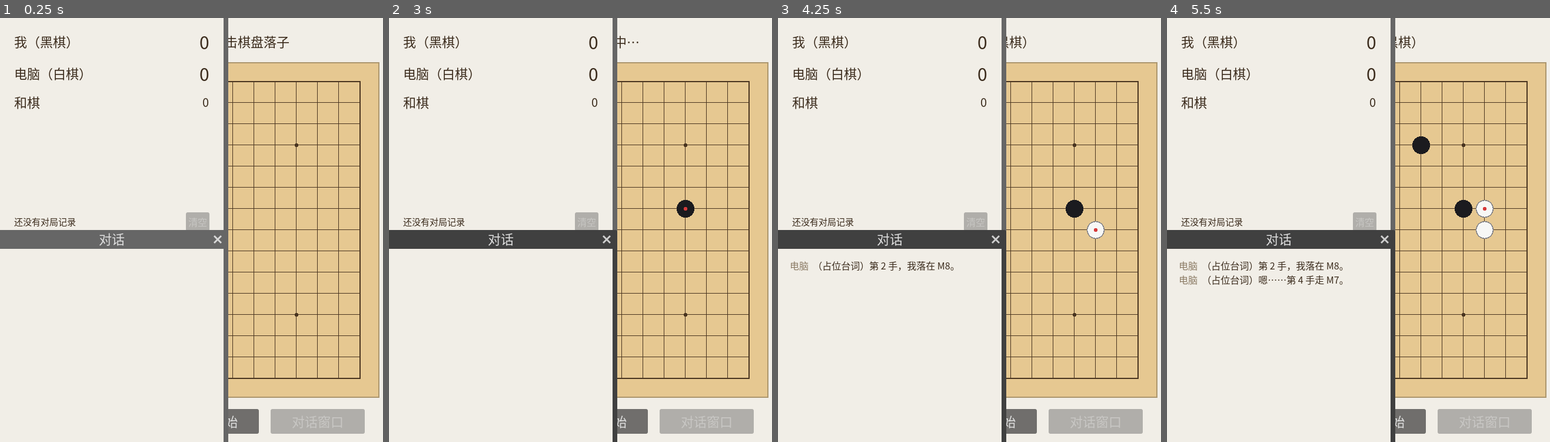
Above: before the commit, frames 1-4 (left to right).
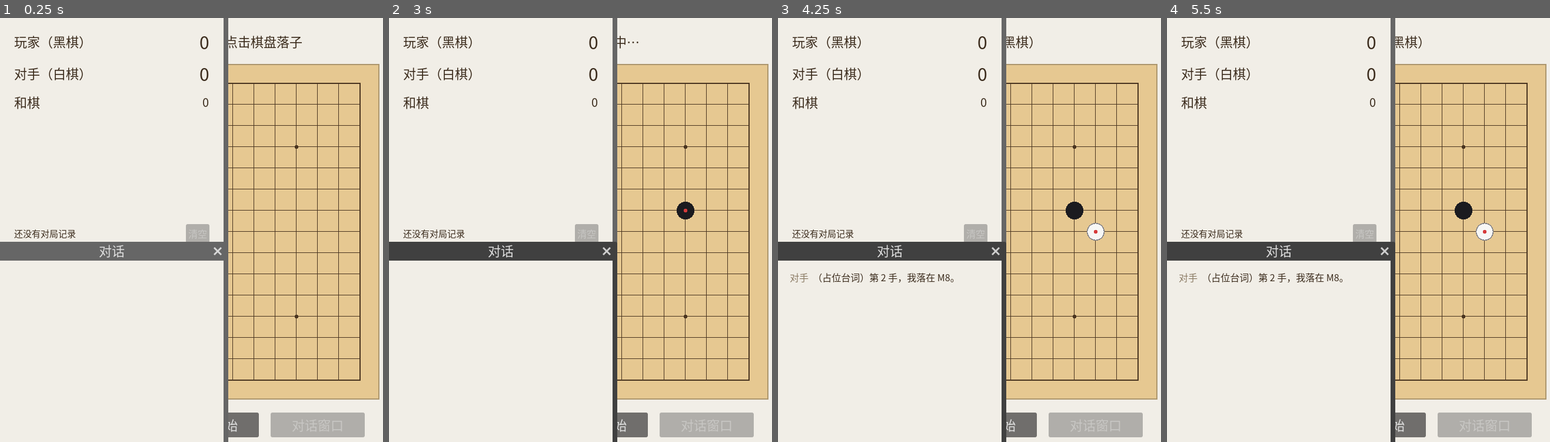
Above: after the commit, the same moments.

Repository: lyl-66/Self-Talk-Five-In-A-Row
Game: Godot game, scene res://main.tscn
Same seed, same stepped clock (60 frames per second), same inputs: the game is played once before the commit and once after it.
Inputs (mouse positions are in pixels of both pictures, inside the frame that each line leads up to):
- Up to frame 1 (0.25 s): no input
- Up to frame 2 (3 s): click "重新开始" at 0.5 s; click "重新开始" at 1.25 s; click "重新开始" at 2 s; tap Enter at 2.75 s; move the mouse to (695, 208) at 2.77 s; click (695, 208) at 2.92 s
- Up to frame 3 (4.25 s): tap Space at 3.5 s; move the mouse to (904, 251) at 3.52 s; click (904, 251) at 3.67 s
- Up to frame 4 (5.5 s): tap Enter at 4.25 s; move the mouse to (1419, 136) at 4.27 s; click (1419, 136) at 4.42 s; tap Space at 5 s; move the mouse to (1358, 314) at 5.02 s; click (1358, 314) at 5.17 s

The runs differ from the first frame. In frame 1, 7.0% of the frame differs, in the area x 0-100%, y 4-99%; in frame 2, 6.8%; in frame 3, 7.6%; in frame 4, 8.1%.

Commit message:
术语统一为玩家/对手；去掉窗口黑边并让布局自适应；新增先后手选项
- 术语：界面与注释里的「你 / 电脑」全部改成「玩家 / 对手」（状态行、获胜提示、比分窗口两边的名字、对话窗口说话人标签、设置项）
- 黑边：aspect 由 keep 改成 expand。实测 keep 时非正方形窗口两侧是纯黑竖条且颜色改不了；expand 下视口铺满整窗（实测视口宽高比与窗口一致），多出来的区域由界面铺开
- 自适应布局：主窗口的棋盘/提示行/按钮行改为在 _layout() 里按视口尺寸计算并居中。
  踩到一个坑：挂在 Node2D 下的 Control 锚点不生效（Godot 按「父级尺寸为 0」算），所以不能用 anchors_preset，必须显式布局
- 先后手：设置里新增「玩家执黑先手」（默认开）。关掉则玩家执白后手、对手执黑先下第一手；
  比分窗口两边名字跟着换；禁手改按「黑棋」判定（不再按「玩家」），对手执黑时它会避开禁手点

Diff:
--- a/ai.gd
+++ b/ai.gd
@@ -74,6 +74,20 @@
 var use_position_eval: bool = false
 ## 是否启用两层搜索（设置窗口里的第三个开关）；打开时一定要用局面评估。
 var use_search: bool = false
+## 是否启用禁手规则。对调先后手后黑棋可能是电脑自己，那它也得避开禁手点。
+var use_forbidden: bool = false
+
+
+## 黑白对调后黑棋就是电脑自己：开着禁手时把禁手点从候选里去掉，免得自己犯规认输。
+## 万一所有点都是禁手（极少见），就不筛了——总得下一手。
+func _drop_forbidden(cells: PackedInt32Array, candidates: Array[Vector2i]) -> Array[Vector2i]:
+	if not use_forbidden or _me != Gomoku.BLACK:
+		return candidates
+	var legal: Array[Vector2i] = []
+	for cell in candidates:
+		if Gomoku.forbidden_reason(cells, cell.x, cell.y) == "":
+			legal.append(cell)
+	return legal if not legal.is_empty() else candidates
 
 
 ## 指定自己执哪一色，对手自动取另一色。
@@ -88,6 +102,9 @@
 		return Vector2i(Gomoku.SIZE / 2, Gomoku.SIZE / 2)
 
 	var candidates := _collect_candidates(cells)
+	# 黑白对调时黑棋是电脑自己：开着禁手就先把自己不能下的点去掉
+	if use_forbidden and _me == Gomoku.BLACK:
+		candidates = _drop_forbidden(cells, candidates)
 	if candidates.is_empty():
 		return Vector2i(-1, -1)
 
--- a/game_settings.gd
+++ b/game_settings.gd
@@ -1,7 +1,7 @@
 class_name GameSettings
 extends RefCounted
 
-## 设置存档：电脑棋力的三个开关 + 三处配色。写在 user://settings.cfg。
+## 设置存档：先手选择、电脑棋力的三个开关 + 三处配色。写在 user://settings.cfg。
 ## 写法沿用另外两套存档：先写 .tmp 再替换，读取一律容错
 ## （文件缺失、被改坏、类型不对，都回落成默认值）。
 
@@ -17,7 +17,10 @@
 ## 窗口背景色默认值（三个窗口共用）。
 const DEFAULT_BACKGROUND_COLOR := Color(0.945, 0.933, 0.906)
 
-## 是否启用局面评估。
+## 玩家是否执黑先手；关掉就是玩家执白、对手执黑先下。默认开。
+var player_goes_first: bool = true
+
+## 是否启用局面评估（对手的棋力）。
 var use_position_eval: bool = false
 ## 是否启用两层搜索；打开时局面评估一定也要开。
 var use_search: bool = false
@@ -38,6 +41,7 @@
 	var config := ConfigFile.new()
 	if config.load(PATH) != OK:
 		return
+	player_goes_first = _pick_bool(config, "sides", "player_goes_first", player_goes_first)
 	use_position_eval = _pick_bool(config, "ai", "position_eval", use_position_eval)
 	use_search = _pick_bool(config, "ai", "two_ply_search", use_search)
 	use_forbidden = _pick_bool(config, "rules", "forbidden", use_forbidden)
@@ -51,6 +55,7 @@
 
 ## 恢复默认值（不写盘）。
 func reset_to_defaults() -> void:
+	player_goes_first = true
 	use_position_eval = false
 	use_search = false
 	use_forbidden = false
@@ -63,6 +68,7 @@
 func save() -> void:
 	var config := ConfigFile.new()
 	config.set_value("meta", "version", VERSION)
+	config.set_value("sides", "player_goes_first", player_goes_first)
 	config.set_value("ai", "position_eval", use_position_eval)
 	config.set_value("ai", "two_ply_search", use_search)
 	config.set_value("rules", "forbidden", use_forbidden)
--- a/main.gd
+++ b/main.gd
@@ -1,12 +1,13 @@
 extends Node2D
 
-## 五子棋人机对战：玩家执黑先手，电脑执白。
-## 比分跨局累计并长期保存；电脑每落一子会在独立的对话窗口里说一句话；
-## 电脑棋力（局面评估 / 两层搜索）与禁手规则、界面配色都在设置窗口里开关。
-
-## 电脑思考时间的下限：开局这种平淡局面就等这么久。
+## 五子棋人机对战：默认玩家执黑先手、对手执白；先手可以在设置里对调
+## （玩家改执白后手，对手执黑先下）。
+## 比分跨局累计并长期保存；对手每落一子会在独立的对话窗口里说一句话；
+## 对手的棋力（局面评估 / 两层搜索）与禁手规则、界面配色都在设置窗口里开关。
+
+## 对手思考时间的下限：开局这种平淡局面就等这么久。
 const AI_THINK_DELAY_MIN: float = 0.1
-## 电脑思考时间的上限：局面越紧张越接近它。
+## 对手思考时间的上限：局面越紧张越接近它。
 const AI_THINK_DELAY_MAX: float = 10.0
 ## 在基准时长上叠加的随机抖动，避免同一紧张度下每次等待都一样。
 const AI_THINK_JITTER: float = 0.3
@@ -23,37 +24,41 @@
 ]
 ## 三个小窗口的存档名，摆放与记忆顺序都用它。
 const SMALL_WINDOWS: Array[String] = ["score", "talk", "settings"]
+## 摆棋盘时上下各留出的高度：上面是状态行，下面是按钮行。
+const TOP_BAND: float = 62.0
+const BOTTOM_BAND: float = 56.0
 
 @onready var board: Node2D = $Board
 @onready var status_label: Label = $Status
 @onready var settings_button: Button = $SettingsButton
-@onready var score_button: Button = $ScoreButton
-@onready var restart_button: Button = $RestartButton
-@onready var talk_button: Button = $TalkButton
+@onready var button_row: HBoxContainer = $ButtonRow
+@onready var score_button: Button = $ButtonRow/ScoreButton
+@onready var restart_button: Button = $ButtonRow/RestartButton
+@onready var talk_button: Button = $ButtonRow/TalkButton
 @onready var score_window: Window = $ScoreWindow
 @onready var talk_window: Window = $TalkWindow
 @onready var settings_window: Window = $SettingsWindow
 
-## 玩家执黑，先手。
+## 玩家执哪一色，由设置里的先手开关决定（每局开局时读一次）。
 var human_player: int = Gomoku.BLACK
-## 电脑执白。
+## 对手执另一色。
 var ai_player: int = Gomoku.WHITE
 
 ## 权威棋盘状态，取值见 Gomoku.EMPTY / BLACK / WHITE。
 var cells: PackedInt32Array = PackedInt32Array()
-## 电脑的走子逻辑，每局重新构造。
+## 对手的走子逻辑，每局重新构造。
 var ai: GomokuAI = null
-## 当前该谁落子。
+## 当前该谁落子（黑棋永远先下）。
 var current_player: int = Gomoku.BLACK
 ## 是否已经分出胜负或下满。
 var game_over: bool = false
 
 ## 比分存档，启动时从用户目录读回，每局结束写回。
 var store: ScoreStore = ScoreStore.new()
-## 设置：棋力开关与配色，改动立刻写盘。
+## 设置：先手、棋力开关与配色，改动立刻写盘。
 var settings: GameSettings = GameSettings.new()
 
-## 每次新开局自增；电脑等待结束后用它判断这一手是否已经作废。
+## 每次新开局自增；对手等待结束后用它判断这一手是否已经作废。
 var _game_id: int = 0
 
 
@@ -63,6 +68,7 @@
 	get_tree().auto_accept_quit = false
 	get_window().min_size = Vector2i(480, 480)
 	get_window().close_requested.connect(_on_main_window_close_requested)
+	get_viewport().size_changed.connect(_layout)
 	settings.load_from_disk()
 	store.load_from_disk()
 	_apply_ui_theme()
@@ -84,8 +90,36 @@
 	score_button.disabled = score_window.visible
 	talk_button.disabled = talk_window.visible
 	settings_button.disabled = settings_window.visible
+	_layout()
 	_refresh_score()
 	new_game()
+
+
+## 视口尺寸变化时重摆主窗口里的东西。
+## 注意：这些控件挂在 Node2D 下面，**锚点不起作用**（Godot 会按「父级尺寸为 0」算），
+## 所以位置和宽度必须在这里算好，不能靠 anchors_preset。
+func _layout() -> void:
+	var view: Vector2 = get_viewport_rect().size
+	var board_size: float = board.board_size
+
+	# 顶部状态行：铺满整行，文字靠 Label 自己的居中对齐
+	status_label.position = Vector2(20.0, 18.0)
+	status_label.size = Vector2(maxf(200.0, view.x - 40.0), 44.0)
+
+	# 左下角的「设置」按钮位置固定，不用动
+
+	# 棋盘：夹在状态行和按钮行之间居中
+	var usable_top := TOP_BAND
+	var usable_bottom: float = maxf(TOP_BAND + 1.0, view.y - BOTTOM_BAND)
+	board.position = Vector2(
+		(view.x - board_size) / 2.0,
+		usable_top + maxf(0.0, (usable_bottom - usable_top - board_size) / 2.0))
+
+	# 底部按钮行：整行居中贴底
+	var row_size: Vector2 = button_row.get_combined_minimum_size()
+	button_row.size = row_size
+	button_row.position = Vector2((view.x - row_size.x) / 2.0,
+		view.y - BOTTOM_BAND + 6.0)
 
 
 ## 关主窗口时先把窗口布局存下来，再真正退出。
@@ -187,24 +221,36 @@
 			maxi(screen.position.y, screen.position.y + screen.size.y - size.y)))
 
 
-## 重开一局：清空棋盘、换掉电脑实例，并把那一手在途的定时器作废。
-## 比分和对话日志都跨局保留。
+## 重开一局：按设置定下双方的颜色、清空棋盘、换掉对手实例。
+## 玩家执白时由对手先下第一手。比分和对话日志都跨局保留。
 func new_game() -> void:
 	_game_id += 1
+	human_player = Gomoku.BLACK if settings.player_goes_first else Gomoku.WHITE
+	ai_player = Gomoku.opponent(human_player)
 	cells = PackedInt32Array()
 	cells.resize(Gomoku.SIZE * Gomoku.SIZE)
 	ai = GomokuAI.new(ai_player)
 	ai.use_position_eval = settings.use_position_eval
 	ai.use_search = settings.use_search
-	current_player = human_player
+	ai.use_forbidden = settings.use_forbidden
+	current_player = Gomoku.BLACK
 	game_over = false
 	board.hover_player = human_player
 	board.reset()
-	_set_input_enabled(true)
-	_set_status("你执黑先手，点击棋盘落子")
-
-
-## 玩家点棋盘：过滤掉不该接受的点击，落子后交给电脑应手。
+	score_window.set_sides(human_player == Gomoku.BLACK)
+	_refresh_score()
+
+	if current_player == human_player:
+		_set_input_enabled(true)
+		_set_status("玩家执%s先手，点击棋盘落子" % _color_name(human_player))
+	else:
+		# 黑棋在对手手里，让它先下第一手
+		_set_input_enabled(false)
+		_set_status("玩家执%s后手，对手先下" % _color_name(human_player))
+		_run_ai_turn()
+
+
+## 玩家点棋盘：过滤掉不该接受的点击，落子后交给对手应手。
 func _on_board_point_clicked(cell: Vector2i) -> void:
 	if game_over or current_player != human_player:
 		return
@@ -258,14 +304,15 @@
 	_refresh_score()
 
 
-## 设置里改了东西：立刻写盘、立刻生效（棋力开关影响下一手，配色立刻重绘）。
+## 设置里改了东西：立刻写盘、立刻生效。
+## 先手开关按界面上的说明在下一局生效，其余（棋力、禁手、配色）立刻生效。
 func _on_settings_changed(new_settings: GameSettings) -> void:
 	settings = new_settings
 	settings.save()
 	_apply_settings()
 
 
-## 把设置应用到棋盘配色、窗口背景、文字明暗和电脑的走子参数上。
+## 把设置应用到棋盘配色、窗口背景、文字明暗和对手的走子参数上。
 func _apply_settings() -> void:
 	board.set_colors(settings.board_color, settings.line_color)
 	RenderingServer.set_default_clear_color(settings.background_color)
@@ -274,15 +321,17 @@
 	if ai != null:
 		ai.use_position_eval = settings.use_position_eval
 		ai.use_search = settings.use_search
+		ai.use_forbidden = settings.use_forbidden
 
 
 ## 把当前比分和最近一局刷到比分窗口上。
 func _refresh_score() -> void:
+	score_window.set_sides(human_player == Gomoku.BLACK)
 	score_window.set_score(store.player_wins, store.ai_wins, store.draw_count,
 		store.games_played, store.last_game())
 
 
-## 电脑的一手：先算出落点（顺便计时），再决定要不要「想一想」，然后落子、说一句话。
+## 对手的一手：先算出落点，再决定要不要「想一想」，然后落子、说一句话。
 func _run_ai_turn() -> void:
 	var token := _game_id
 	_set_input_enabled(false)
@@ -321,8 +370,9 @@
 	cells[Gomoku.index(cell.x, cell.y)] = player
 	board.place(cell, player)
 
-	# 黑棋开着禁手时，只有「正好五连」才算胜：六连以上交给下面的禁手判罚
-	var strict := settings.use_forbidden and player == human_player
+	# 开着禁手时黑棋只有「正好五连」才算胜：六连以上交给下面的禁手判罚。
+	# 注意禁手是绑黑棋的，不是绑玩家的——先后手可以对调。
+	var strict := settings.use_forbidden and player == Gomoku.BLACK
 	var line := Gomoku.find_win_line(cells, cell.x, cell.y, player, strict)
 	if not line.is_empty():
 		game_over = true
@@ -330,11 +380,11 @@
 		_set_input_enabled(false)
 		if player == human_player:
 			store.player_wins += 1
-			_set_status("你赢了！")
+			_set_status("玩家赢了！")
 			_record_game("player")
 		else:
 			store.ai_wins += 1
-			_set_status("电脑赢了，再来一局？")
+			_set_status("对手赢了，再来一局？")
 			_record_game("ai")
 		return
 
@@ -349,9 +399,14 @@
 				offender.append(cell)
 			board.set_win_line(offender)
 			_set_input_enabled(false)
-			store.ai_wins += 1
-			_set_status("禁手：%s · 黑棋判负" % foul)
-			_record_game("ai")
+			if player == human_player:
+				store.ai_wins += 1
+				_set_status("禁手：%s · 玩家判负" % foul)
+				_record_game("ai")
+			else:
+				store.player_wins += 1
+				_set_status("禁手：%s · 对手判负" % foul)
+				_record_game("player")
 			return
 
 	if Gomoku.is_full(cells):
@@ -363,7 +418,10 @@
 		return
 
 	current_player = Gomoku.opponent(player)
-	_set_status("轮到你（黑棋）" if current_player == human_player else "电脑思考中…")
+	if current_player == human_player:
+		_set_status("轮到玩家（%s）" % _color_name(human_player))
+	else:
+		_set_status("对手思考中…")
 
 
 ## 一局收尾：追加一行明细、写回总分，再刷新窗口。
@@ -380,6 +438,11 @@
 		if value != Gomoku.EMPTY:
 			total += 1
 	return total
+
+
+## 棋子颜色的中文名，拼提示语用。
+func _color_name(player: int) -> String:
+	return "黑棋" if player == Gomoku.BLACK else "白棋"
 
 
 ## 开关棋盘输入。
--- a/main.tscn
+++ b/main.tscn
@@ -30,25 +30,26 @@
 theme_override_font_sizes/font_size = 16
 text = "设置"
 
-[node name="ScoreButton" type="Button" parent="."]
+[node name="ButtonRow" type="HBoxContainer" parent="."]
 offset_left = 100.0
-offset_top = 664.0
-offset_right = 260.0
-offset_bottom = 706.0
-text = "比分窗口"
-
-[node name="RestartButton" type="Button" parent="." unique_id=1886782764]
-offset_left = 280.0
-offset_top = 664.0
-offset_right = 440.0
-offset_bottom = 706.0
-text = "重新开始"
-
-[node name="TalkButton" type="Button" parent="."]
-offset_left = 460.0
 offset_top = 664.0
 offset_right = 620.0
 offset_bottom = 706.0
+theme_override_constants/separation = 20
+
+[node name="ScoreButton" type="Button" parent="ButtonRow"]
+custom_minimum_size = Vector2i(160, 42)
+layout_mode = 2
+text = "比分窗口"
+
+[node name="RestartButton" type="Button" parent="ButtonRow" unique_id=1886782764]
+custom_minimum_size = Vector2i(160, 42)
+layout_mode = 2
+text = "重新开始"
+
+[node name="TalkButton" type="Button" parent="ButtonRow"]
+custom_minimum_size = Vector2i(160, 42)
+layout_mode = 2
 text = "对话窗口"
 
 [node name="ScoreWindow" parent="." instance=ExtResource("3_score")]
--- a/project.godot
+++ b/project.godot
@@ -20,6 +20,8 @@
 window/size/viewport_width=720
 window/size/viewport_height=720
 window/stretch/mode="canvas_items"
+; keep 会在非正方形窗口两侧留出黑边（这个颜色改不了），expand 让内容铺满整窗
+window/stretch/aspect="expand"
 ; 关掉子窗口内嵌，比分窗口才会是真正独立的系统窗口，能单独关掉
 window/subwindows/embed_subwindows=false
 
--- a/score_window.gd
+++ b/score_window.gd
@@ -1,6 +1,6 @@
 extends Window
 
-## 比分窗口：单独的一个小窗口，显示累计比分和最近一局。
+## 比分窗口：单独的一个小窗口，显示玩家与对手的胜场。
 ## 点它自己的关闭按钮只是隐藏，不销毁，所以主窗口能再把它打开。
 
 ## 被单独关掉时发出；主窗口据此把「比分窗口」按钮恢复成可点。
@@ -8,15 +8,17 @@
 ## 用户确认要清空比分时发出；真正的清空动作由主窗口执行。
 signal clear_requested
 
+@onready var player_name_label: Label = $Column/Rows/PlayerName
+@onready var opponent_name_label: Label = $Column/Rows/OpponentName
 @onready var player_wins_label: Label = $Column/Rows/PlayerWins
-@onready var ai_wins_label: Label = $Column/Rows/AiWins
+@onready var opponent_wins_label: Label = $Column/Rows/OpponentWins
 @onready var draw_label: Label = $Column/Rows/Draws
 @onready var recent_label: Label = $Column/Tail/Recent
 @onready var clear_button: Button = $Column/Tail/ClearButton
 @onready var confirm_dialog: ConfirmationDialog = $Confirm
 
 ## 结果代号到中文的对照，用于「最近一局」那一行。
-const RESULT_LABELS := {"player": "我胜", "ai": "电脑胜", "draw": "和棋"}
+const RESULT_LABELS := {"player": "玩家胜", "ai": "对手胜", "draw": "和棋"}
 
 
 ## 接上信号；对话框内嵌在比分窗口里显示，不然会再蹦出一个系统窗口。
@@ -27,10 +29,16 @@
 	confirm_dialog.confirmed.connect(_on_clear_confirmed)
 
 
+## 按「玩家是否执黑」刷新两边的称呼（黑棋是先手）。
+func set_sides(player_is_black: bool) -> void:
+	player_name_label.text = "玩家（黑棋）" if player_is_black else "玩家（白棋）"
+	opponent_name_label.text = "对手（白棋）" if player_is_black else "对手（黑棋）"
+
+
 ## 刷新三行比分数字和底部摘要。
 func set_score(player_wins: int, ai_wins: int, draws: int, games: int, last: Dictionary) -> void:
 	player_wins_label.text = str(player_wins)
-	ai_wins_label.text = str(ai_wins)
+	opponent_wins_label.text = str(ai_wins)
 	draw_label.text = str(draws)
 	recent_label.text = _format_recent(games, last)
 	clear_button.disabled = games <= 0
@@ -52,7 +60,7 @@
 	clear_requested.emit()
 
 
-## 拼出底部那行摘要，例如「已保存 6 局 · 最近 我胜 43 手」。
+## 拼出底部那行摘要，例如「已保存 6 局 · 最近 玩家胜 43 手」。
 func _format_recent(games: int, last: Dictionary) -> String:
 	if games <= 0 or last.is_empty():
 		return "还没有对局记录"
--- a/score_window.tscn
+++ b/score_window.tscn
@@ -5,11 +5,11 @@
 [node name="ScoreWindow" type="Window"]
 title = "比分"
 initial_position = 0
-size = Vector2i(380, 380)
-min_size = Vector2i(240, 240)
-content_scale_size = Vector2i(380, 380)
+size = Vector2i(380, 400)
+min_size = Vector2i(240, 252)
+content_scale_size = Vector2i(380, 400)
 content_scale_mode = 1
-content_scale_aspect = 1
+content_scale_aspect = 4
 visible = false
 script = ExtResource("1_score")
 
@@ -34,7 +34,7 @@
 [node name="PlayerName" type="Label" parent="Column/Rows"]
 layout_mode = 2
 vertical_alignment = 1
-text = "我（黑棋）"
+text = "玩家（黑棋）"
 
 [node name="PlayerWins" type="Label" parent="Column/Rows"]
 layout_mode = 2
@@ -43,12 +43,12 @@
 text = "0"
 horizontal_alignment = 2
 
-[node name="AiName" type="Label" parent="Column/Rows"]
+[node name="OpponentName" type="Label" parent="Column/Rows"]
 layout_mode = 2
 vertical_alignment = 1
-text = "电脑（白棋）"
+text = "对手（白棋）"
 
-[node name="AiWins" type="Label" parent="Column/Rows"]
+[node name="OpponentWins" type="Label" parent="Column/Rows"]
 layout_mode = 2
 size_flags_horizontal = 3
 theme_override_font_sizes/font_size = 30
--- a/settings_window.gd
+++ b/settings_window.gd
@@ -1,6 +1,6 @@
 extends Window
 
-## 设置窗口：独立小窗口，放电脑棋力的三个开关、三处配色和一个「恢复默认」。
+## 设置窗口：独立小窗口，放先手选择、对手棋力的两个开关、禁手规则和三处配色。
 ## 和另外两个窗口一样：点自己的关闭按钮只是隐藏，主窗口能再打开它。
 ## 任何改动都立刻生效并立刻写盘，所以这里没有「保存」按钮。
 ##
@@ -12,9 +12,10 @@
 ## 用户改了开关或颜色时发出，参数是当前完整的设置对象，主窗口据此立刻应用并写盘。
 signal settings_changed(settings: GameSettings)
 
-@onready var position_eval_check: CheckButton = $Column/AI/PositionEval
-@onready var search_check: CheckButton = $Column/AI/TwoPlySearch
-@onready var forbidden_check: CheckButton = $Column/AI/Forbidden
+@onready var player_first_check: CheckButton = $Column/PlayerFirst
+@onready var position_eval_check: CheckButton = $Column/PositionEval
+@onready var search_check: CheckButton = $Column/TwoPlySearch
+@onready var forbidden_check: CheckButton = $Column/Forbidden
 @onready var board_color_picker: ColorPickerButton = $Column/Colors/BoardColor
 @onready var line_color_picker: ColorPickerButton = $Column/Colors/LineColor
 @onready var background_color_picker: ColorPickerButton = $Column/Colors/BackgroundColor
@@ -29,6 +30,7 @@
 ## 接好信号。
 func _ready() -> void:
 	close_requested.connect(_on_close_requested)
+	player_first_check.toggled.connect(_on_toggle_changed)
 	position_eval_check.toggled.connect(_on_toggle_changed)
 	search_check.toggled.connect(_on_toggle_changed)
 	forbidden_check.toggled.connect(_on_toggle_changed)
@@ -42,6 +44,7 @@
 func show_settings(current: GameSettings) -> void:
 	settings = current
 	_syncing = true
+	player_first_check.button_pressed = settings.player_goes_first
 	position_eval_check.button_pressed = settings.use_position_eval
 	search_check.button_pressed = settings.use_search
 	forbidden_check.button_pressed = settings.use_forbidden
@@ -61,6 +64,7 @@
 func _on_toggle_changed(_pressed: bool) -> void:
 	if _syncing:
 		return
+	settings.player_goes_first = player_first_check.button_pressed
 	settings.use_position_eval = position_eval_check.button_pressed
 	settings.use_search = search_check.button_pressed
 	settings.use_forbidden = forbidden_check.button_pressed
--- a/settings_window.tscn
+++ b/settings_window.tscn
@@ -5,11 +5,11 @@
 [node name="SettingsWindow" type="Window"]
 title = "设置"
 initial_position = 0
-size = Vector2i(380, 380)
-min_size = Vector2i(240, 240)
-content_scale_size = Vector2i(380, 380)
+size = Vector2i(380, 400)
+min_size = Vector2i(240, 252)
+content_scale_size = Vector2i(380, 400)
 content_scale_mode = 1
-content_scale_aspect = 1
+content_scale_aspect = 4
 visible = false
 script = ExtResource("1_settings")
 
@@ -23,36 +23,27 @@
 offset_bottom = -18.0
 grow_horizontal = 2
 grow_vertical = 2
-theme_override_constants/separation = 12
+theme_override_constants/separation = 10
 
-[node name="AITitle" type="Label" parent="Column"]
+[node name="PlayerFirst" type="CheckButton" parent="Column"]
 layout_mode = 2
-theme_override_font_sizes/font_size = 18
-text = "电脑棋力"
+theme_override_font_sizes/font_size = 17
+text = "玩家执黑先手（下一局生效）"
 
-[node name="AI" type="VBoxContainer" parent="Column"]
+[node name="PositionEval" type="CheckButton" parent="Column"]
 layout_mode = 2
-theme_override_constants/separation = 4
+theme_override_font_sizes/font_size = 17
+text = "对手启用局面评估"
 
-[node name="PositionEval" type="CheckButton" parent="Column/AI"]
+[node name="TwoPlySearch" type="CheckButton" parent="Column"]
 layout_mode = 2
-theme_override_font_sizes/font_size = 18
-text = "局面评估函数"
+theme_override_font_sizes/font_size = 17
+text = "对手两层搜索（需局面评估）"
 
-[node name="TwoPlySearch" type="CheckButton" parent="Column/AI"]
+[node name="Forbidden" type="CheckButton" parent="Column"]
 layout_mode = 2
-theme_override_font_sizes/font_size = 18
-text = "两层搜索（需局面评估）"
-
-[node name="Forbidden" type="CheckButton" parent="Column/AI"]
-layout_mode = 2
-theme_override_font_sizes/font_size = 18
+theme_override_font_sizes/font_size = 17
 text = "禁手规则（三三/四四/长连判负）"
-
-[node name="ColorsTitle" type="Label" parent="Column"]
-layout_mode = 2
-theme_override_font_sizes/font_size = 18
-text = "配色"
 
 [node name="Colors" type="GridContainer" parent="Column"]
 layout_mode = 2
@@ -62,34 +53,34 @@
 
 [node name="BoardLabel" type="Label" parent="Column/Colors"]
 layout_mode = 2
-theme_override_font_sizes/font_size = 18
+theme_override_font_sizes/font_size = 17
 text = "棋盘底色"
 vertical_alignment = 1
 
 [node name="BoardColor" type="ColorPickerButton" parent="Column/Colors"]
-custom_minimum_size = Vector2i(160, 30)
+custom_minimum_size = Vector2i(150, 30)
 layout_mode = 2
 size_flags_horizontal = 3
 
 [node name="LineLabel" type="Label" parent="Column/Colors"]
 layout_mode = 2
-theme_override_font_sizes/font_size = 18
+theme_override_font_sizes/font_size = 17
 text = "格线颜色"
 vertical_alignment = 1
 
 [node name="LineColor" type="ColorPickerButton" parent="Column/Colors"]
-custom_minimum_size = Vector2i(160, 30)
+custom_minimum_size = Vector2i(150, 30)
 layout_mode = 2
 size_flags_horizontal = 3
 
 [node name="BackgroundLabel" type="Label" parent="Column/Colors"]
 layout_mode = 2
-theme_override_font_sizes/font_size = 18
+theme_override_font_sizes/font_size = 17
 text = "窗口背景"
 vertical_alignment = 1
 
 [node name="BackgroundColor" type="ColorPickerButton" parent="Column/Colors"]
-custom_minimum_size = Vector2i(160, 30)
+custom_minimum_size = Vector2i(150, 30)
 layout_mode = 2
 size_flags_horizontal = 3
 
--- a/talk_window.gd
+++ b/talk_window.gd
@@ -1,6 +1,6 @@
 extends Window
 
-## 对话窗口：独立的小窗口，电脑每落一子就在这里说一句话。
+## 对话窗口：独立的小窗口，对手每落一子就在这里说一句话。
 ## 和比分窗口一样，点它自己的关闭按钮只是隐藏，主窗口能再打开它。
 ##
 ## 「一段话分几手说完」的接口：用 queue_passage() 把一整段话排进队列，
@@ -39,7 +39,7 @@
 	close_requested.connect(_on_close_requested)
 
 
-## 电脑每落一子调用一次：队列里有排好的台词就说，没有就用占位台词顶上。
+## 对手每落一子调用一次：队列里有排好的台词就说，没有就用占位台词顶上。
 func speak_move(move_number: int, cell: Vector2i) -> void:
 	var line: String
 	if _pending.is_empty():
@@ -97,7 +97,7 @@
 func _render() -> void:
 	var parts := PackedStringArray()
 	for line in _lines:
-		parts.append("[color=#8a7a63]电脑[/color]  %s" % line)
+		parts.append("[color=#8a7a63]对手[/color]  %s" % line)
 	log_label.text = "\n".join(parts)
 	_refresh_footer()
 
--- a/talk_window.tscn
+++ b/talk_window.tscn
@@ -5,11 +5,11 @@
 [node name="TalkWindow" type="Window"]
 title = "对话"
 initial_position = 0
-size = Vector2i(380, 380)
-min_size = Vector2i(240, 240)
-content_scale_size = Vector2i(380, 380)
+size = Vector2i(380, 400)
+min_size = Vector2i(240, 252)
+content_scale_size = Vector2i(380, 400)
 content_scale_mode = 1
-content_scale_aspect = 1
+content_scale_aspect = 4
 visible = false
 script = ExtResource("1_talk")
 
Not shown, changed: README.md
